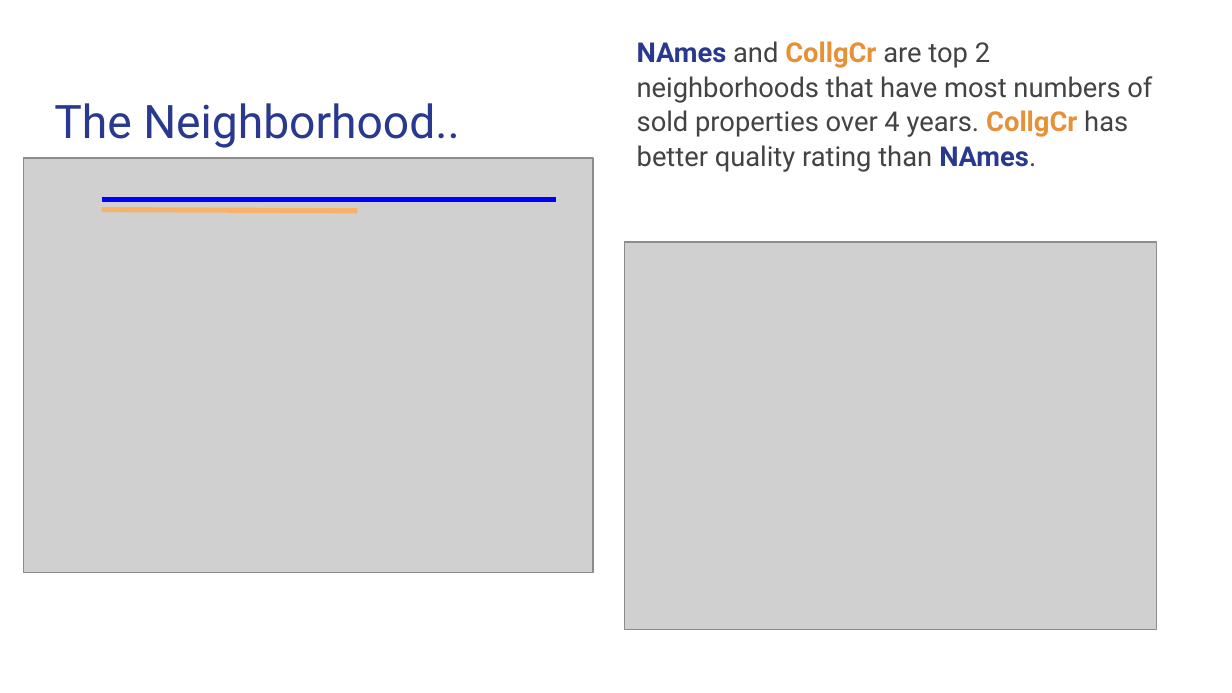
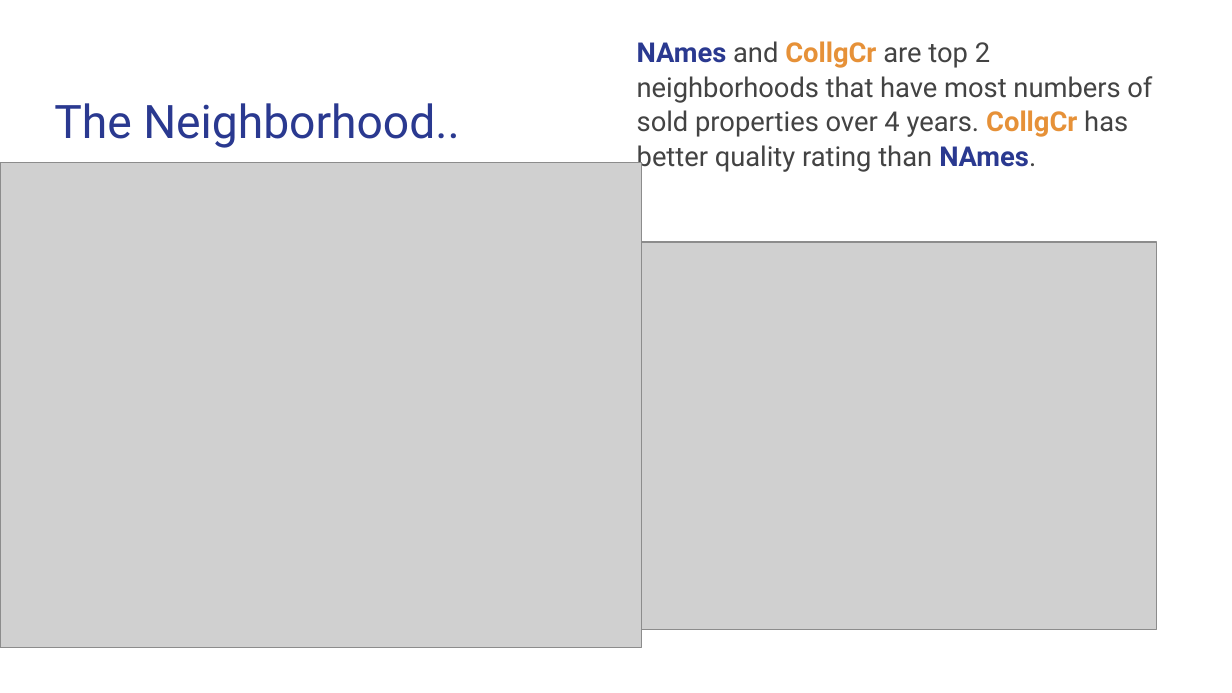
Before and after one commit to rebellon-carina/AMES_RegressionModels, a slide deck: slide 9 of Project 2 _ Ames Housing Data and Kaggle Challenge.pptx. Drawn at 1232x693 pixels with LibreOffice and Linux fonts; fonts in the diff are those of the drawing; grey boxes stand for pictures. Boxes give left, top, right and bottom in pixels: in the first picture for what was removed or moved away, otherwise in the second. Text is boxed around its words. In the diff, an @@ line names an element or a change of style, - is before the commit and + after.

```diff
--- a/Project 2 _ Ames Housing Data and Kaggle Challenge.pptx
+++ b/Project 2 _ Ames Housing Data and Kaggle Challenge.pptx
@@ picture resized from (x1=23, y1=158, x2=593, y2=572) to (x1=0, y1=163, x2=642, y2=648) @@
@@ line removed from (102, 200) to (556, 200) @@
@@ line removed from (102, 209) to (357, 211) @@
```
Also in this commit, not shown: 3 other slides changed.
